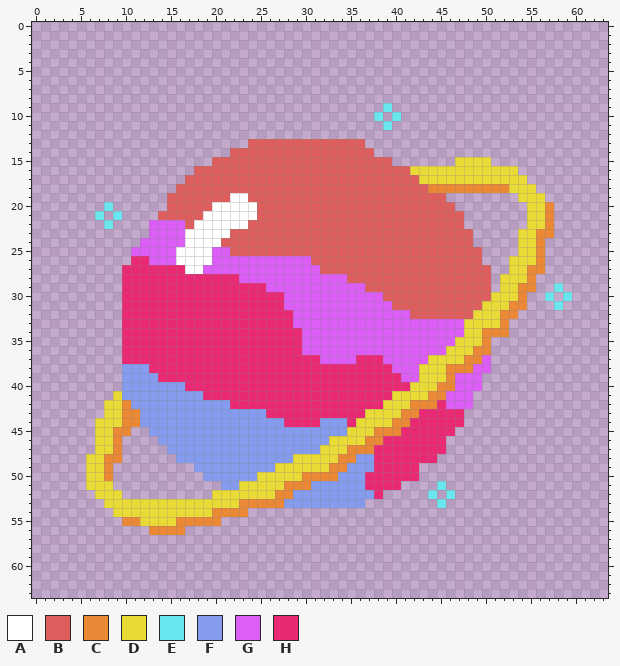
Pixel-art file: Texture/PlanetPink.aseprite. The picture above is the old version.
64x64 pixels, 1 frame.
Visible layers, top first: "Glow" addition, "ring", "planet".
Palette (. is transparent): A #ffffff  B #de5e5e  C #ea8835  D #eada35  E #6ae6ee  F #849bee  G #dc5ef7  H #ea2974
Pixels before (only the part around the change), first column x 1:
 4 ...............................................................
 5 ...............................................................
 6 ...............................................................
 7 ...............................................................
 8 ...............................................................
 9 ......................................E........................
10 .....................................E.E.......................
11 ......................................E........................
12 ...............................................................
13 .......................BBBBBBBBBBBBB...........................
14 .....................BBBBBBBBBBBBBBBB..........................
15 ...................BBBBBBBBBBBBBBBBBBBB.......DDDD.............
16 .................BBBBBBBBBBBBBBBBBBBBBBBBDDDDDDDDDDDD..........
17 ................BBBBBBBBBBBBBBBBBBBBBBBBBBDDDDDDDDDDDD.........
18 ...............BBBBBBBBBBBBBBBBBBBBBBBBBBBBCCCCCCCCCDDD........
19 ..............BBBBBBBAABBBBBBBBBBBBBBBBBBBBBB........DDD.......
20 .......E......BBBBBAAAAABBBBBBBBBBBBBBBBBBBBBB........DDC......
21 ......E.E....BBBBBAAAAAABBBBBBBBBBBBBBBBBBBBBBB.......DDC......
22 .......E....GGGGBAAAAAABBBBBBBBBBBBBBBBBBBBBBBB.......DDC......
23 ............GGGGAAAAABBBBBBBBBBBBBBBBBBBBBBBBBBB.....DDCC......
24 ...........GGGGGAAAABBBBBBBBBBBBBBBBBBBBBBBBBBBB.....DDC.......
25 ..........GGGGGAAAAGGBBBBBBBBBBBBBBBBBBBBBBBBBBBB....DDC.......
26 ..........HHGGGAAAAGGGGGGGGGGGBBBBBBBBBBBBBBBBBBB...DDDC.......
27 .........HHHHHHHAAGGGGGGGGGGGGGBBBBBBBBBBBBBBBBBBB..DDCC.......
28 .........HHHHHHHHHHHHHGGGGGGGGGGGGBBBBBBBBBBBBBBBB.DDDC........
29 .........HHHHHHHHHHHHHHHHGGGGGGGGGGGBBBBBBBBBBBBBB.DDCC..E.....
30 .........HHHHHHHHHHHHHHHHHHGGGGGGGGGGGBBBBBBBBBBBBDDDC..E.E....
31 .........HHHHHHHHHHHHHHHHHHGGGGGGGGGGGGBBBBBBBBBBDDDCC...E.....
32 .........HHHHHHHHHHHHHHHHHHHGGGGGGGGGGGGGBBBBBBBDDDCC..........
33 .........HHHHHHHHHHHHHHHHHHHGGGGGGGGGGGGGGGGGGGDDDDC...........
34 .........HHHHHHHHHHHHHHHHHHHHGGGGGGGGGGGGGGGGGGDDCCC...........
35 .........HHHHHHHHHHHHHHHHHHHHGGGGGGGGGGGGGGGGGDDDC.............
36 .........HHHHHHHHHHHHHHHHHHHHGGGGGGGGGGGGGGGGDDDCC.............
37 .........HHHHHHHHHHHHHHHHHHHHHHGGGGHHHGGGGGDDDDCCG.............
38 .........FFFHHHHHHHHHHHHHHHHHHHHHHHHHHHGGGDDDCCCGG.............
39 .........FFFFHHHHHHHHHHHHHHHHHHHHHHHHHHHGGDDDCGGG..............
40 .........FFFFFFFHHHHHHHHHHHHHHHHHHHHHHHHHDDDCCGGG..............
41 ........DFFFFFFFFFHHHHHHHHHHHHHHHHHHHHHDDDDCCGGG...............
42 .......DDCFFFFFFFFFFFHHHHHHHHHHHHHHHHHDDDCCCHGGG...............
43 .......DDCCFFFFFFFFFFFFFFHHHHHHHHHHHDDDDCCHHHHH................
44 ......DDDCCFFFFFFFFFFFFFFFFHHHHFFFHDDDDCCHHHHHH................
45 ......DDCC..FFFFFFFFFFFFFFFFFFFFFFDDDCCCHHHHHH.................
46 ......DDC....FFFFFFFFFFFFFFFFFFFDDDDCCHHHHHHH..................
47 ......DDC.....FFFFFFFFFFFFFFFFFDDDCCCHHHHHHHH..................
48 .....DDCC......FFFFFFFFFFFFFDDDDDCCFFHHHHHHH...................
49 .....DDC.........FFFFFFFFFDDDDDDCCFFFHHHHH.....................
50 .....DDC..........FFFFFFDDDDDCCCCFFFHHHHHH.....................
51 .....DDD............FFDDDDDCCCFFFFFFHHHH....E..................
52 ......DDD..........DDDDDDDCCFFFFFFFFFH.....E.E.................
53 .......DDDDDDDDDDDDDDDCCCCCFFFFFFFFF........E..................
54 ........DDDDDDDDDDDCCCC........................................
55 .........CCDDDDCCCCC...........................................
56 ............CCCC...............................................
57 ...............................................................
58 ...............................................................
59 ...............................................................
60 ...............................................................
61 ...............................................................
62 ...............................................................
63 ...............................................................
And afterwards:
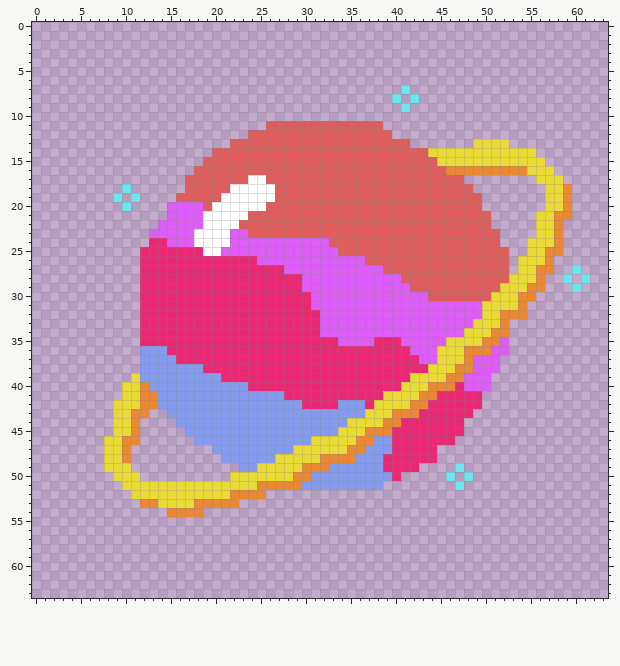
What changed:
Changed rows in their new state; - is an unchanged pixel.
Layers "Group 1/Glow", "Group 1/ring", "Group 1/planet":
first column x 6:
 7 -----------------------------------E--------------------
 8 ----------------------------------E-E-------------------
 9 ---------------------------------.-E--------------------
10 --------------------------------.-.---------------------
11 --------------------BBBBBBBBBBBBB.----------------------
12 ------------------BBBBBBBBBBBBBBBB----------------------
13 ----------------BB-------------BBBBB-------DDDD---------
14 --------------BB----------------BBBBBBDDDDDDDDDDDD------
15 -------------B--------------------BBBBBDD----DDDDDD-----
16 ------------------------------------BBBBCCCCCCCCCDDD----
17 ------------------AA-----------------BBBBB.......-DDD---
18 ----E-----.-----AAAAA-----------------BBBBB.......-DDC--
19 ---E-E---.-----A--AAA-------------------BBBB----...DDC--
20 --.-E----GGGG------A---------------------BBB-----..DDC--
21 -.-.----.GGGG-----B-----------------------BBB----.-DCC--
22 --.----.---GG----B------------------------BBB----.-DC---
23 -----------G----GG-------------------------BBB--..DDC---
24 ------.HH--G---AGGGGGGGGGGG----------------BBB--.-DDC---
25 -----.HHHHHHH-A-GGGGGGGGGGGG----------------BBB-.-DCC---
26 -----.-HHHHHHHHHHHH------GGGGGG-------------BBB.--DC----
27 ----..-----HHHHHHHHHHH----GGGGGGG------------BB.-D-C--E-
28 ----..-----------HHHHHHH-----GGGGGG----------BB--DC--E-E
29 ----..--------------HHHH-------GGGGG---------B--D-C-.-E-
30 ----..----------------HHH--------GGGGG-----------C-.-.--
31 ----..----------------HHH---------GGGGGGGGGG---D----.---
32 ----..-----------------HHH----------GGGGGGGG----C-------
33 ----..-----------------HHH----------------G-------------
34 ----..------------------HH------------------D-----------
35 ----..------------------HHHH----HHH-----D----CG---------
36 ----..FFF---------------HHHHHHHHHHHH---D--C--GG---------
37 ----..FFFF----------------HHHH---HHHH-G----G-G----------
38 ----..-FFFFFF---------------------HHHH--D----G----------
39 ----.D--FFFFFFF--------------------HD----C--G-----------
40 ----DDC----FFFFFFF-----------------D--C--H--G-----------
41 ---.DDCC-----FFFFFFFFF-----------D---C-HHHHH------------
42 --.-DDCC--------FFFFFFFF----FFF-D-----H-HHHH------------
43 --.-D-C..-----------FFFFFFFFFFF---C-------H-------------
44 -..-D-....------------FFFF---D---C-H--------------------
45 -..DDC-....-----------------D--C--H------H--------------
46 -.-DCC--....-------------DD---C-FF------H---------------
47 -.-DC----.....---------DDD-----FFF-----.----------------
48 ..DDC-----.....------DD---CC----F-----------------------
49 ..DDD-------.....--DD---CCCFF---F--------E--------------
50 ...DDD-------...DDD----C-FFF---FFF-..---E-E-------------
51 ...-DDDDDDDDDDDDD--CCC--F------FF..----.-E--------------
52 -...-DDDDDDDDD--CCCC.............-----.-.---------------
53 --....CC----CCCCC..............--------.----------------
54 ---......CCCC.....--------------------------------------
55 ----...........-----------------------------------------
56 -------....---------------------------------------------
